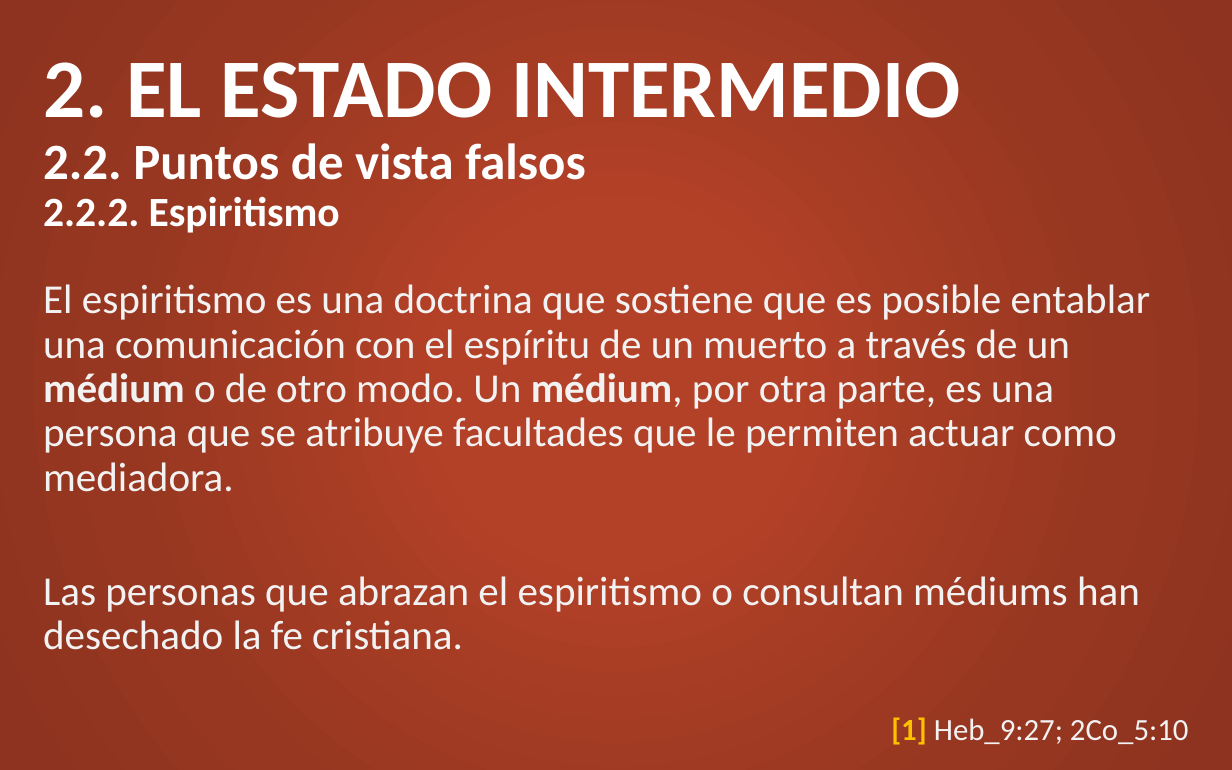
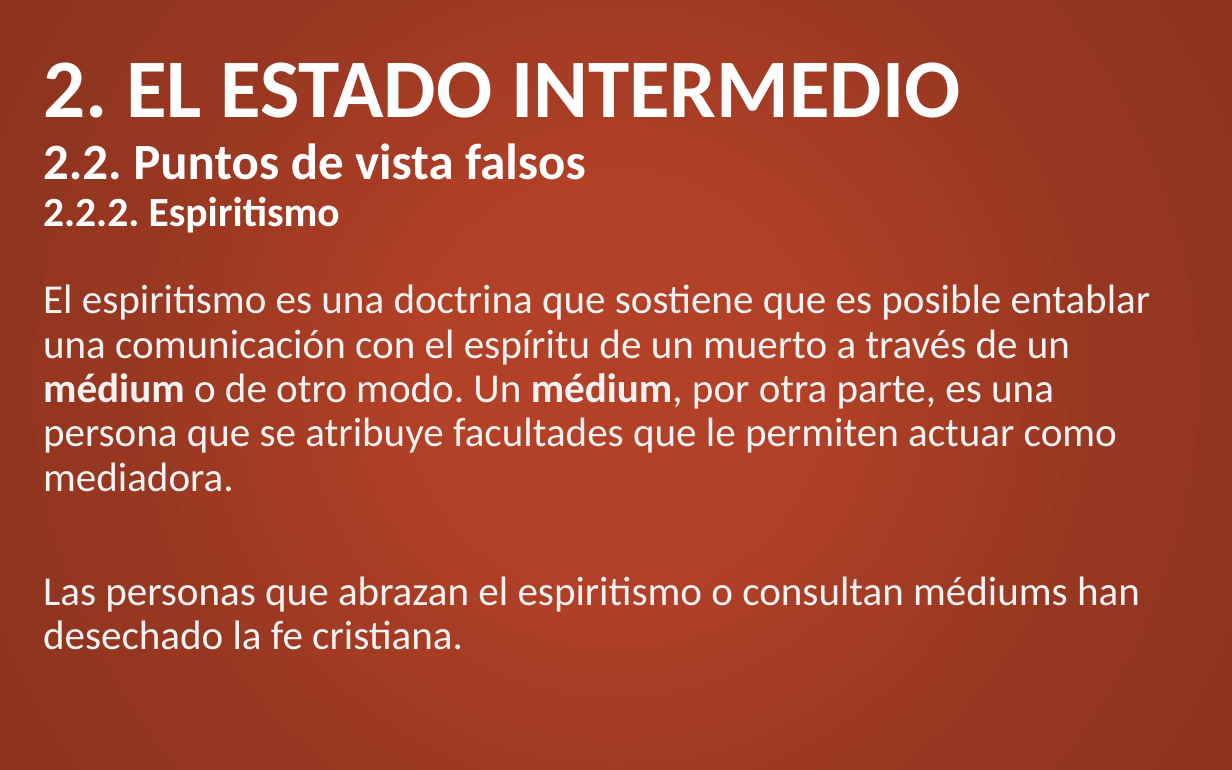
Before and after one commit to CreyTuning/documents, a slide deck: slide 10 of slideshow/Teologia Sistematica y Biblica - Myer Pearlman/Clases/10. Acontecimientos finales.pptx. Drawn at 1232x770 pixels with LibreOffice and Linux fonts; fonts in the diff are those of the drawing. Boxes give left, top, right and bottom in pixels: in the first picture for what was removed or moved away, otherwise in the second. Text is boxed around its words. In the diff, an @@ line names an element or a change of style, - is before the commit and + after.

```diff
--- a/slideshow/Teologia Sistematica y Biblica - Myer Pearlman/Clases/10. Acontecimientos finales.pptx
+++ b/slideshow/Teologia Sistematica y Biblica - Myer Pearlman/Clases/10. Acontecimientos finales.pptx
@@ text removed at (891, 717, 1189, 745) @@
-[1] Heb_9:27; 2Co_5:10
```
Also in this commit, not shown: 1 other slide changed, 3 slides added, 2 other files.
